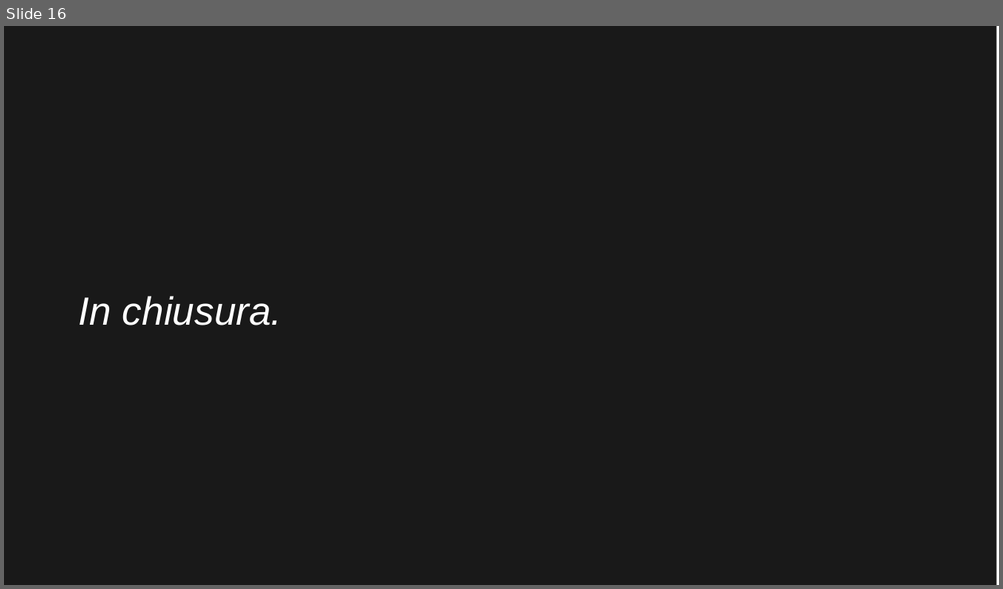
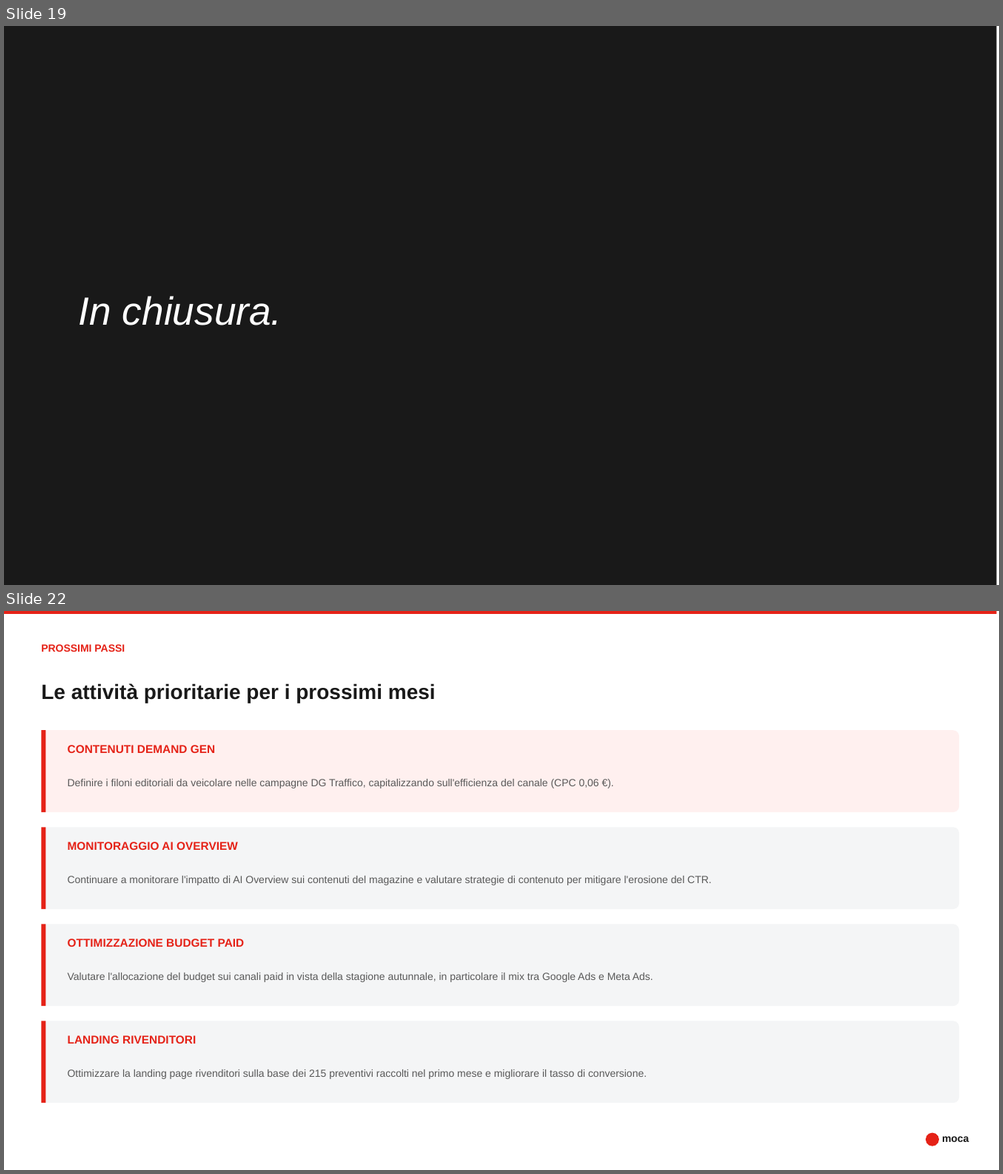
Before and after one commit to mocainteractive/ferrerolegno, a slide deck: FerreroLegnoReport_settembre_2026.pptx. Shown one above the other, each under a label of ours: slide 16 before the commit, slides 19 and 22 after it; the slides between them are not shown. The pictures are 1003x589 and 1003x1174 pixels, drawn with LibreOffice and Linux fonts; fonts in the diff are those of the drawing. Boxes give left, top, right and bottom in pixels: in the first picture for what was removed or moved away, otherwise in the second. Text is boxed around its words. In the diff, an @@ line names an element or a change of style, - is before the commit and + after.

```diff
--- a/FerreroLegnoReport_settembre_2026.pptx
+++ b/FerreroLegnoReport_settembre_2026.pptx
@@ slide 22 added at bbox=[4, 611, 999, 1170], background #FFFFFF @@
@@ rectangle added at bbox=[4, 611, 996, 614], fill #E52217 @@
@@ text added at bbox=[41, 644, 125, 652], 10 pt, text #E52217, bold @@
+PROSSIMI PASSI
@@ text added at bbox=[41, 684, 435, 703], 20 pt, text #191919, bold @@
+Le attività prioritarie per i prossimi mesi
@@ rounded rectangle added at bbox=[41, 730, 959, 812], fill #FFF0EF @@
@@ rectangle added at bbox=[41, 730, 45, 812], fill #E52217 @@
@@ text added at bbox=[68, 745, 215, 753], 11 pt, text #E52217, bold @@
+CONTENUTI DEMAND GEN
@@ text added at bbox=[68, 779, 599, 789], 10 pt, text #595959 @@
+Definire i filoni editoriali da veicolare nelle campagne DG Traffico, capitalizzando sull'efficienza del canale (CPC 0,06 €).
@@ rounded rectangle added at bbox=[41, 827, 959, 909], fill #F4F5F6 @@
@@ rectangle added at bbox=[41, 827, 45, 909], fill #E52217 @@
@@ text added at bbox=[68, 842, 238, 850], 11 pt, text #E52217, bold @@
+MONITORAGGIO AI OVERVIEW
@@ text added at bbox=[68, 876, 711, 886], 10 pt, text #595959 @@
+Continuare a monitorare l'impatto di AI Overview sui contenuti del magazine e valutare strategie di contenuto per mitigare l'erosione del CTR.
@@ rounded rectangle added at bbox=[41, 924, 959, 1006], fill #F4F5F6 @@
@@ rectangle added at bbox=[41, 924, 45, 1006], fill #E52217 @@
@@ text added at bbox=[68, 939, 244, 947], 11 pt, text #E52217, bold @@
+OTTIMIZZAZIONE BUDGET PAID
@@ text added at bbox=[68, 973, 653, 982], 10 pt, text #595959 @@
+Valutare l'allocazione del budget sui canali paid in vista della stagione autunnale, in particolare il mix tra Google Ads e Meta Ads.
@@ rounded rectangle added at bbox=[41, 1022, 959, 1103], fill #F4F5F6 @@
@@ rectangle added at bbox=[41, 1022, 45, 1103], fill #E52217 @@
@@ text added at bbox=[68, 1036, 196, 1044], 11 pt, text #E52217, bold @@
+LANDING RIVENDITORI
@@ text added at bbox=[68, 1070, 646, 1079], 10 pt, text #595959 @@
+Ottimizzare la landing page rivenditori sulla base dei 215 preventivi raccolti nel primo mese e migliorare il tasso di conversione.
@@ ellipse added at bbox=[925, 1133, 939, 1147], fill #E52217 @@
@@ text added at bbox=[942, 1136, 968, 1142], 10 pt, text #191919, bold @@
+moca
@@ what was slide 16 is now slide 19 @@
```
Also in this commit, not shown: 11 slides changed, 7 other slides added, 3 slides removed, 1 other file.
